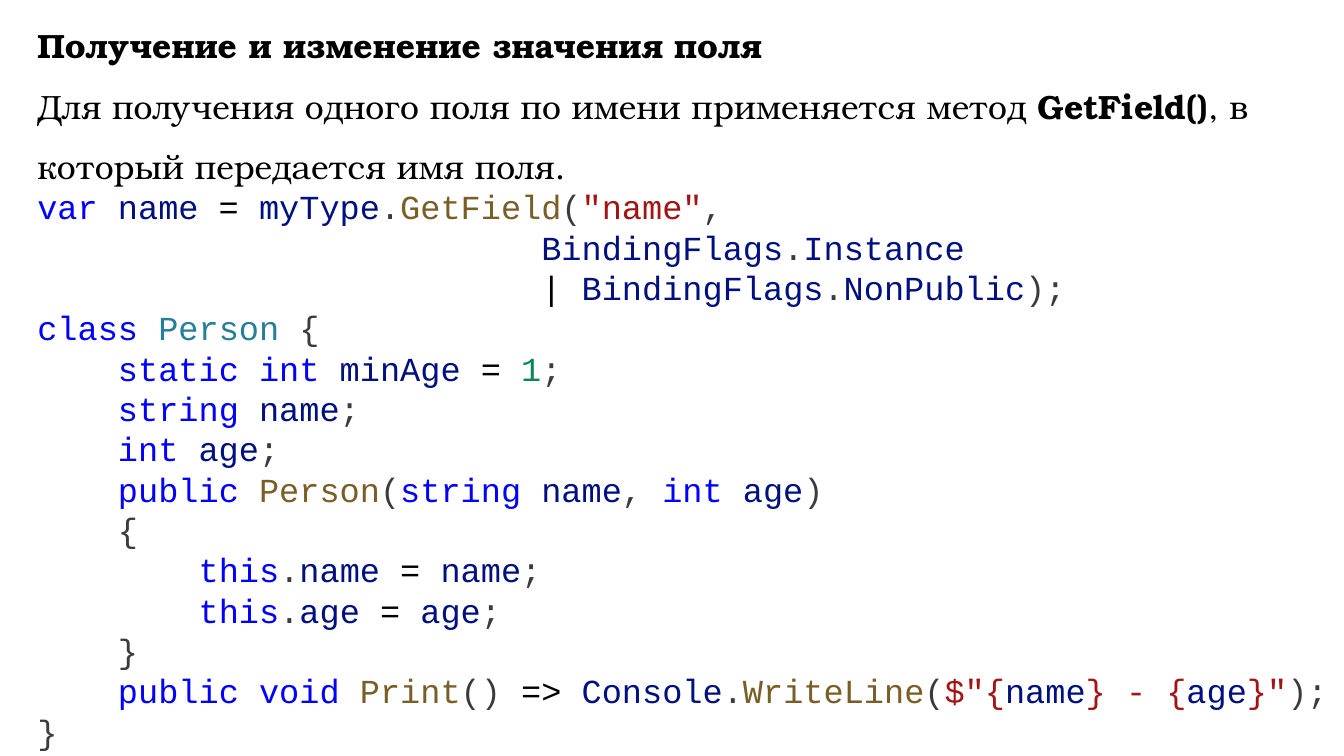
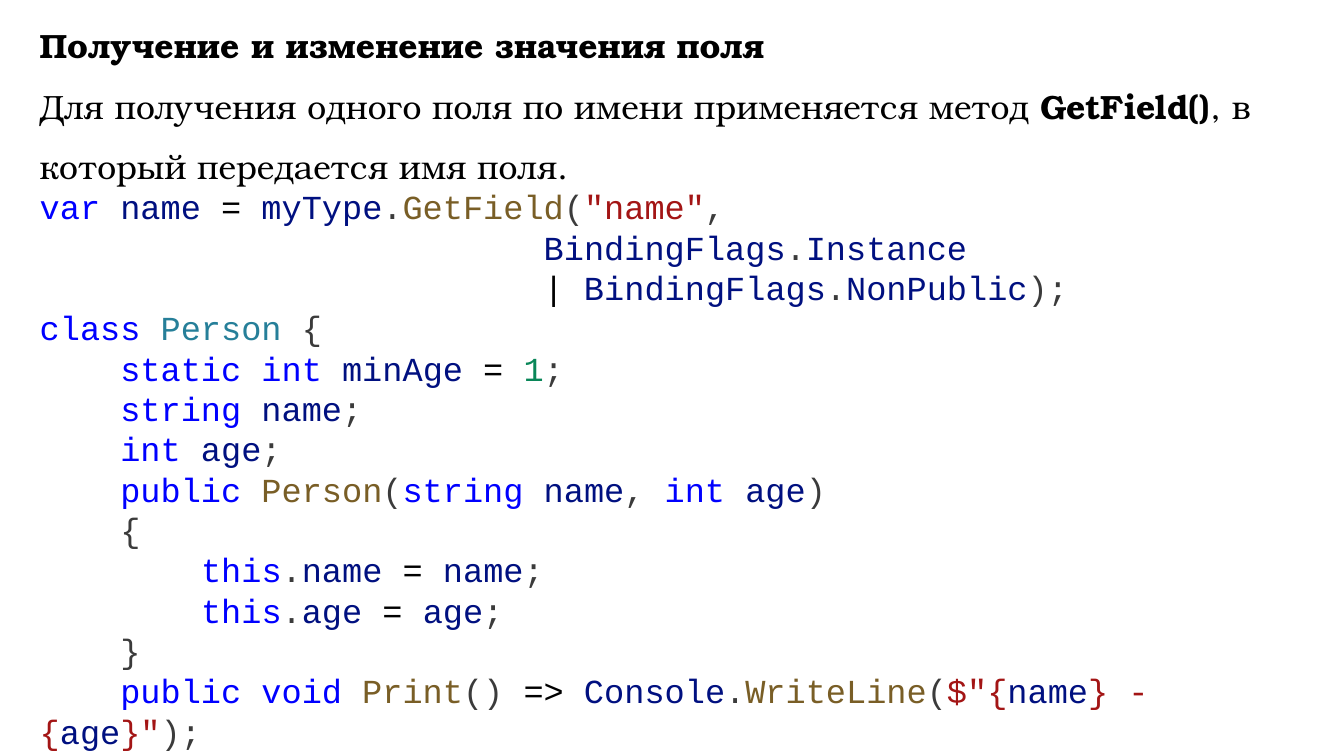
Before and after one commit to DaniilKlyukin/OOP-4, a slide deck: slide 15 of Лекции/ООП 1 лек 1.pptx. Drawn at 1344x756 pixels with LibreOffice and Linux fonts; fonts in the diff are those of the drawing. Boxes give left, top, right and bottom in pixels: in the first picture for what was removed or moved away, otherwise in the second. Text is boxed around its words. In the diff, an @@ line names an element or a change of style, - is before the commit and + after.

```diff
--- a/Лекции/ООП 1 лек 1.pptx
+++ b/Лекции/ООП 1 лек 1.pptx
@@ text "Получение и изменение значения поля" rewrapped from box(37, 35, 1327, 710) to box(40, 35, 1251, 751) @@
```
Also in this commit, not shown: 25 other slides changed, 1 other file.
